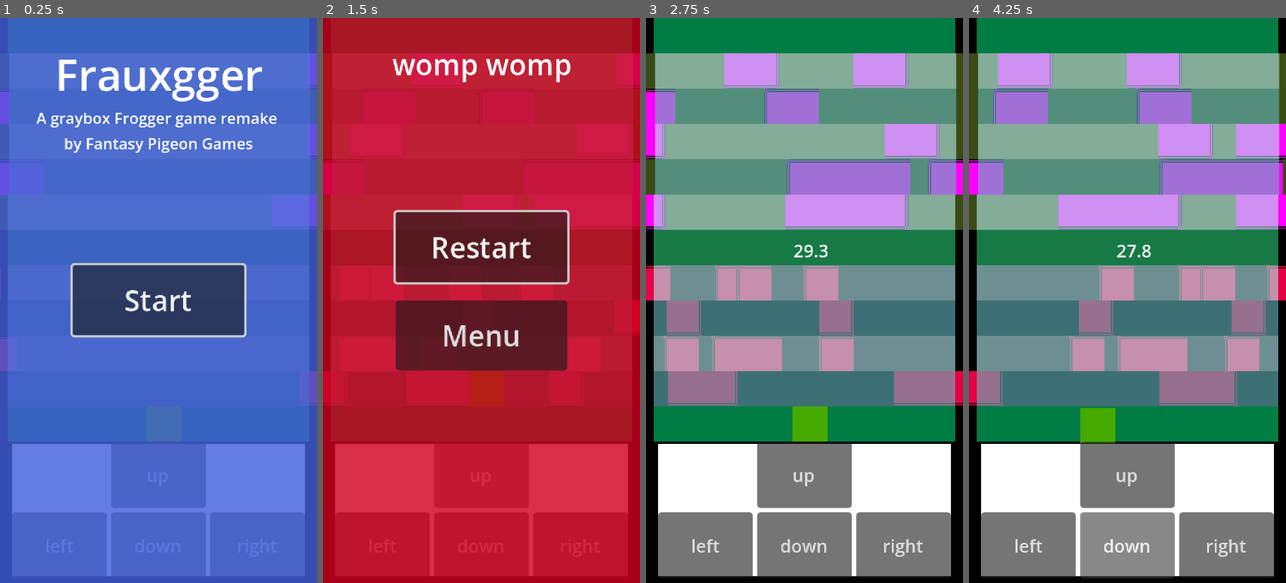
Above: before the commit, frames 1-4 (left to right).
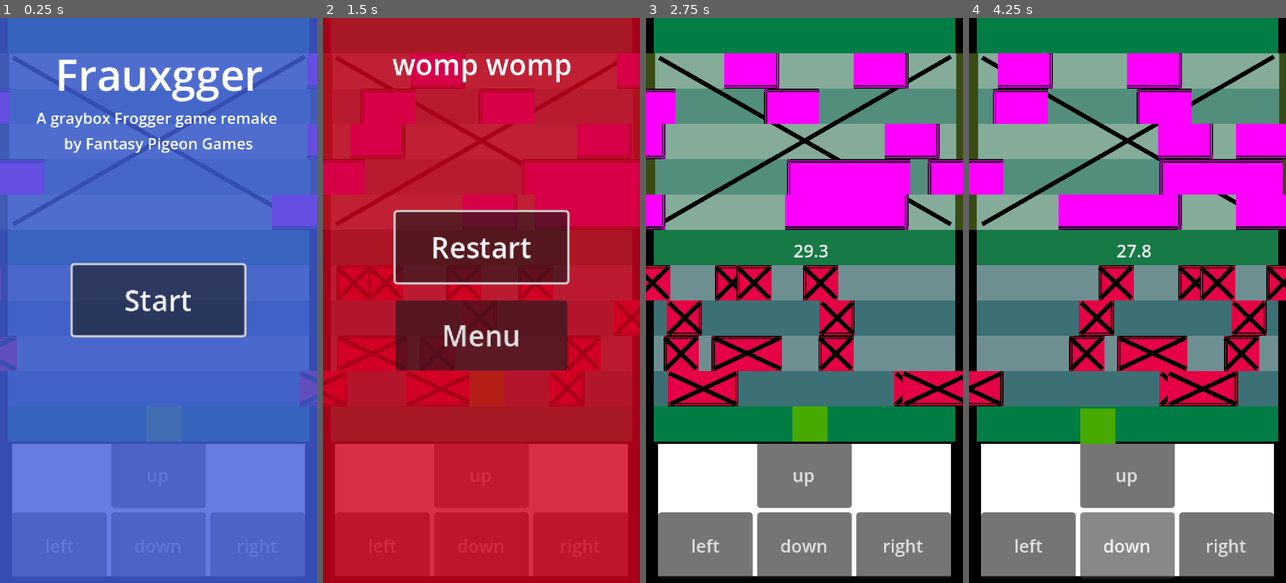
Above: after the commit, the same moments.

Repository: housewrenengineering/GrayboxFrogger
Game: Godot game, scene res://scenes/world.tscn
The game is run twice, just before and just after one commit, with the same random seed, the same clock (stepped at 60 frames per second) and the same inputs.
Inputs:
- Up to frame 1 (0.25 s): no input
- Up to frame 2 (1.5 s): click "Start" at 0.5 s; click "up" at 1.25 s
- Up to frame 3 (2.75 s): click "Restart" at 2 s
- Up to frame 4 (4.25 s): click "left" at 2.75 s; click "down" at 3.5 s

The runs differ from the first frame. In frame 1, 2.4% of the frame differs, in the area x 0-100%, y 6-69%; in frame 2, 11%; in frame 3, 21%; in frame 4, 22%, in the area x 0-100%, y 6-76%.

Commit message:
cleanup unused code, add lines to enemies and paths

Diff:
--- a/graybox-frogger/PathObjectSpawner.gd
+++ b/graybox-frogger/PathObjectSpawner.gd
@@ -15,15 +15,6 @@
 			for follow : PathFollow2D in path.get_children():
 				#print(follow.name)
 				follow.progress += delta * path.speed_multiplier
-	#for each Path,
-	#for each path follow on each path, progress at speed
-	#if at 100, restart at 0 #DOES THIS AUTOMATICALLY! yay
-
-	######SKIP THIS #check if total path follows is equal to or above max, then skip
-	######SKIP THIS #if not at max, check lowest progress and compare to min distance
-	######SKIP THIS #if above max distance to new, create new path follow
-	######SKIP THIS #if above min distance and less than max, at a random time create a new one
-
 	pass
 
 func inital_map_load( pathParent : Control ) -> void:
@@ -39,25 +30,18 @@
 			var c = path.get_children().size()
 			for i in range(c):
 				array_starting_positions.append(randf_range(0.0,1.0))
-				#print("i: "+ str(i))
 			array_starting_positions.sort()
-			#print(array_starting_positions)
 			for i : int in array_starting_positions.size()-1:
-				#print("i*: "+ str(i))
 				var diff : float = abs(array_starting_positions[i] - array_starting_positions[i+1])
-				#print("diff: " + str(diff))
 				if (diff < DIFF_SPACE):
 					array_starting_positions[i+1] += DIFF_SPACE
 				pass
 			#print("final array: " + str(array_starting_positions))
 			var x : int = 0
 			for follow : PathFollow2D in path.get_children():
-				#var pos : float = randf_range(0.0,1.0)
-				#print(follow.name)
 				if (array_starting_positions[x] > 1):
 					array_starting_positions[x] -= 1
-				follow.progress_ratio = array_starting_positions[x] #pos
-				#print(follow.progress_ratio)
+				follow.progress_ratio = array_starting_positions[x]
 				x += 1
 			array_starting_positions.clear()
 	pass
--- a/graybox-frogger/scenes/DELETEbad_path.gd
+++ /dev/null
@@ -1,6 +0,0 @@
-extends Area2D
-
-
-func _on_body_entered(_body: Node2D) -> void:
-	print("player entered badpath: game over!")
-	pass
--- a/graybox-frogger/scenes/DELETEbad_path.tscn
+++ /dev/null
@@ -1,29 +0,0 @@
-[gd_scene format=3 uid="uid://cwae5yrkqwpqb"]
-
-[ext_resource type="Script" uid="uid://dw1yrblk75nxq" path="res://scenes/DELETEbad_path.gd" id="1_ymbbw"]
-
-[sub_resource type="RectangleShape2D" id="RectangleShape2D_qfnet"]
-size = Vector2(295, 160)
-
-[node name="BadPath" type="Area2D" unique_id=1083083778]
-collision_layer = 16
-script = ExtResource("1_ymbbw")
-
-[node name="CollisionShape2D" type="CollisionShape2D" parent="." unique_id=1720164734]
-position = Vector2(148.5, 113)
-shape = SubResource("RectangleShape2D_qfnet")
-debug_color = Color(0.9949356, 0.06759368, 1.92523e-07, 0.41960785)
-
-[node name="Red" type="ColorRect" parent="." unique_id=349126512]
-anchors_preset = 15
-anchor_right = 1.0
-anchor_bottom = 1.0
-offset_left = -8.0
-offset_top = 33.0
-offset_right = 296.0
-offset_bottom = 193.0
-grow_horizontal = 2
-grow_vertical = 2
-color = Color(0.8980392, 0, 0.14117648, 0.50980395)
-
-[connection signal="body_entered" from="." to="." method="_on_body_entered"]
--- a/graybox-frogger/scenes/DELETEenemy.gd
+++ /dev/null
@@ -1,11 +0,0 @@
-#extends CharacterBody2D
-#
-#
-#const SPEED = 300.0
-#const JUMP_VELOCITY = -400.0
-#
-#
-#func _physics_process(delta: float) -> void:
-	#pass
-#
-	##move_and_slide()
--- a/graybox-frogger/scenes/DELETEenemy_big.gd
+++ /dev/null
@@ -1,4 +0,0 @@
-extends CharacterBody2D
-#NOT USED
-func _physics_process(_delta: float) -> void:
-	move_and_slide()#this is needed so enemies don't overlap each other
--- a/graybox-frogger/scenes/DELETEenemy_small.gd
+++ /dev/null
@@ -1,4 +0,0 @@
-extends CharacterBody2D
-#NOT USED
-func _physics_process(_delta: float) -> void:
-	move_and_slide() #this is needed so enemies don't overlap each other
--- a/graybox-frogger/scenes/DELETEwall_left.gd
+++ /dev/null
@@ -1,11 +0,0 @@
-#extends Area2D
-#
-#
-## Called when the node enters the scene tree for the first time.
-#func _ready() -> void:
-	#pass # Replace with function body.
-#
-#
-## Called every frame. 'delta' is the elapsed time since the previous frame.
-#func _process(delta: float) -> void:
-	#pass
--- a/graybox-frogger/scenes/enemy.gd
+++ b/graybox-frogger/scenes/enemy.gd
@@ -1,12 +1,7 @@
 extends CharacterBody2D
 
-
 func _on_area_2d_body_entered(body: Node2D) -> void:
-	#print("entered")
-	#print(typeof(body)) #=24
 	if (typeof(body) == 24):
 		#print("hit by enemy! game over")
-		#World.game_over()
 		body.game_over = true
-		pass
-	pass # Replace with function body.
+	pass
--- a/graybox-frogger/scenes/enemy_big.tscn
+++ b/graybox-frogger/scenes/enemy_big.tscn
@@ -12,6 +12,7 @@
 size = Vector2(56, 24)
 
 [node name="EnemyBig" type="CharacterBody2D" unique_id=412682086]
+z_index = 1
 collision_layer = 0
 collision_mask = 5
 motion_mode = 1
@@ -30,4 +31,16 @@
 [node name="CollisionShape2D" type="CollisionShape2D" parent="Area2D" unique_id=1296599911]
 shape = SubResource("RectangleShape2D_dqele")
 
+[node name="Line2D" type="Line2D" parent="." unique_id=726289834]
+position = Vector2(-4, 4)
+points = PackedVector2Array(-26, 10, 34, -18)
+width = 4.0
+default_color = Color(0, 0, 0, 1)
+
+[node name="Line2D2" type="Line2D" parent="." unique_id=476219673]
+position = Vector2(-4, 4)
+points = PackedVector2Array(-26, -18, 35, 10)
+width = 4.0
+default_color = Color(0, 0, 0, 1)
+
 [connection signal="body_entered" from="Area2D" to="." method="_on_area_2d_body_entered"]
--- a/graybox-frogger/scenes/enemy_small.tscn
+++ b/graybox-frogger/scenes/enemy_small.tscn
@@ -12,13 +12,14 @@
 size = Vector2(24, 24)
 
 [node name="EnemySmall" type="CharacterBody2D" unique_id=412682086]
+z_index = 1
 collision_layer = 0
 collision_mask = 5
 motion_mode = 1
 script = ExtResource("1_7o7px")
 
 [node name="Sprite2D" type="Sprite2D" parent="." unique_id=1252629279]
-modulate = Color(0.90169317, 0.054516762, 0.270585, 1)
+modulate = Color(0.9019608, 0.05490196, 0.27058825, 1)
 texture = SubResource("PlaceholderTexture2D_8tegq")
 
 [node name="CollisionShape2D" type="CollisionShape2D" parent="." unique_id=1627888144]
@@ -30,4 +31,16 @@
 [node name="CollisionShape2D" type="CollisionShape2D" parent="Area2D" unique_id=596618991]
 shape = SubResource("RectangleShape2D_dkujx")
 
+[node name="Line2D" type="Line2D" parent="." unique_id=1782356374]
+position = Vector2(-4, 4)
+points = PackedVector2Array(-10, 10, 18, -18)
+width = 4.0
+default_color = Color(0, 0, 0, 1)
+
+[node name="Line2D2" type="Line2D" parent="." unique_id=1065370671]
+position = Vector2(-4, 4)
+points = PackedVector2Array(-11, -18, 18, 10)
+width = 4.0
+default_color = Color(0, 0, 0, 1)
+
 [connection signal="body_entered" from="Area2D" to="." method="_on_area_2d_body_entered"]
--- a/graybox-frogger/scenes/good_path.gd
+++ b/graybox-frogger/scenes/good_path.gd
@@ -7,7 +7,6 @@
 func _physics_process(delta: float) -> void:
 	if (player):
 		player.position.x += delta * activePath.speed_multiplier * activePath.speed_direction
-	#print(bad_path.monitoring)
 	pass
 
 
--- a/graybox-frogger/scenes/good_path_big.tscn
+++ b/graybox-frogger/scenes/good_path_big.tscn
@@ -9,6 +9,7 @@
 size = Vector2(112, 32)
 
 [node name="GoodPathBig" type="Area2D" unique_id=1839917597]
+z_index = 2
 collision_layer = 32
 collision_mask = 33
 script = ExtResource("1_tyi3a")
--- a/graybox-frogger/scenes/good_path_small.tscn
+++ b/graybox-frogger/scenes/good_path_small.tscn
@@ -9,6 +9,7 @@
 size = Vector2(50, 32)
 
 [node name="GoodPathSmall" type="Area2D" unique_id=1839917597]
+z_index = 2
 collision_layer = 32
 collision_mask = 33
 script = ExtResource("1_u7ht0")
--- a/graybox-frogger/scenes/label.gd
+++ b/graybox-frogger/scenes/label.gd
@@ -1,7 +1,6 @@
 extends Label
 @onready var timer: Timer = $"../Timer"
 
-# Called every frame. 'delta' is the elapsed time since the previous frame.
 func _physics_process(_delta: float) -> void:
 	text = str(snapped(timer.time_left,0.1))
 	pass
--- a/graybox-frogger/scenes/path_row.gd
+++ b/graybox-frogger/scenes/path_row.gd
@@ -2,6 +2,3 @@
 
 @export var speed_multiplier : int
 @export var speed_direction : int
-#@export var max_objects_per_path : int
-#@export var min_distance_to_new_object : int
-#@export var max_distance_to_new_object : int
--- a/graybox-frogger/scenes/player.gd
+++ b/graybox-frogger/scenes/player.gd
@@ -15,8 +15,6 @@
 		move_left()
 	if Input.is_action_just_pressed("right"):
 		move_right()
-	move_and_slide()
-
 
 func move_up() -> void:
 	position.y -= TILE_SIZE
--- a/graybox-frogger/scenes/world.gd
+++ b/graybox-frogger/scenes/world.gd
@@ -63,7 +63,7 @@
 	pass
 
 func game_unpause() -> void:
-	#print("game paused")
+	#print("game UNpaused")
 	get_tree().paused = false
 	pause.visible = false
 	start.visible = false
@@ -138,19 +138,16 @@
 
 func _on_button_up_pressed() -> void:
 	%Player.move_up()
-	pass # Replace with function body.
-
+	pass
 
 func _on_button_left_pressed() -> void:
 	%Player.move_left()
-	pass # Replace with function body.
-
+	pass
 
 func _on_button_down_pressed() -> void:
 	%Player.move_down()
-	pass # Replace with function body.
-
+	pass
 
 func _on_button_right_pressed() -> void:
 	%Player.move_right()
-	pass # Replace with function body.
+	pass
--- a/graybox-frogger/scenes/world.tscn
+++ b/graybox-frogger/scenes/world.tscn
@@ -120,6 +120,20 @@
 color = Color(0.8980392, 0, 0.14117648, 0.50980395)
 metadata/_edit_use_anchors_ = true
 
+[node name="Line2D" type="Line2D" parent="BadPath" unique_id=1044564368]
+z_index = 1
+position = Vector2(23, 61)
+points = PackedVector2Array(-11, 126, 254, -26)
+width = 4.0
+default_color = Color(0, 0, 0, 1)
+
+[node name="Line2D2" type="Line2D" parent="BadPath" unique_id=1541922471]
+z_index = 1
+position = Vector2(23, 61)
+points = PackedVector2Array(-11, -25, 254, 126)
+width = 4.0
+default_color = Color(0, 0, 0, 1)
+
 [node name="Goal" type="Area2D" parent="." unique_id=74808480]
 unique_name_in_owner = true
 collision_layer = 64
@@ -471,6 +485,7 @@
 
 [node name="Player" parent="." unique_id=1743956270 instance=ExtResource("1_nnsk1")]
 unique_name_in_owner = true
+z_index = 5
 position = Vector2(149, 384)
 
 [node name="Walls" type="Control" parent="." unique_id=727820372]
Not shown, removed: graybox-frogger/scenes/DELETEbad_path.gd.uid
Not shown, removed: graybox-frogger/scenes/DELETEenemy.gd.uid
Not shown, removed: graybox-frogger/scenes/DELETEenemy_big.gd.uid
Not shown, removed: graybox-frogger/scenes/DELETEenemy_small.gd.uid
Not shown, removed: graybox-frogger/scenes/DELETEwall_left.gd.uid
